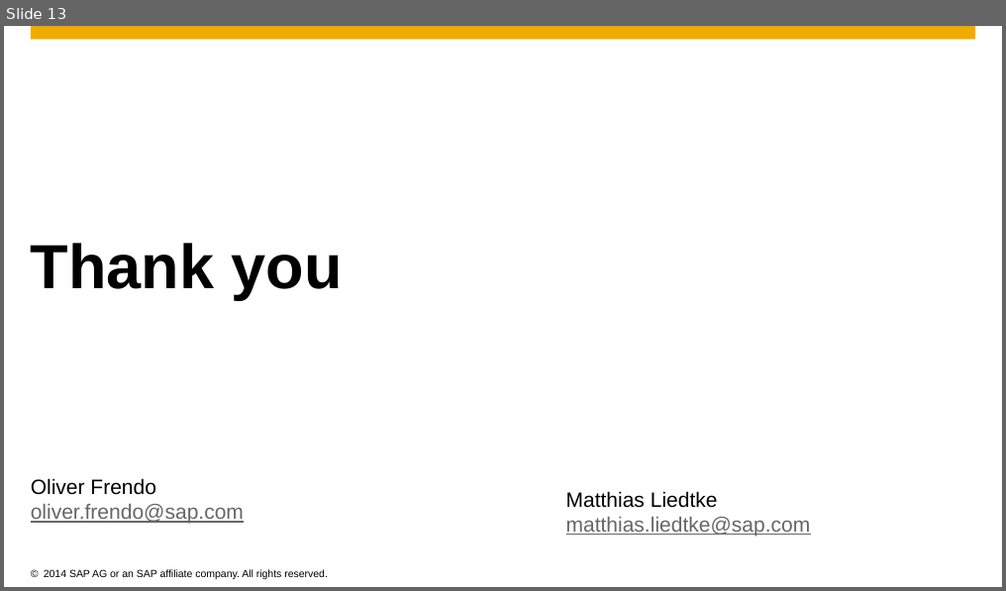
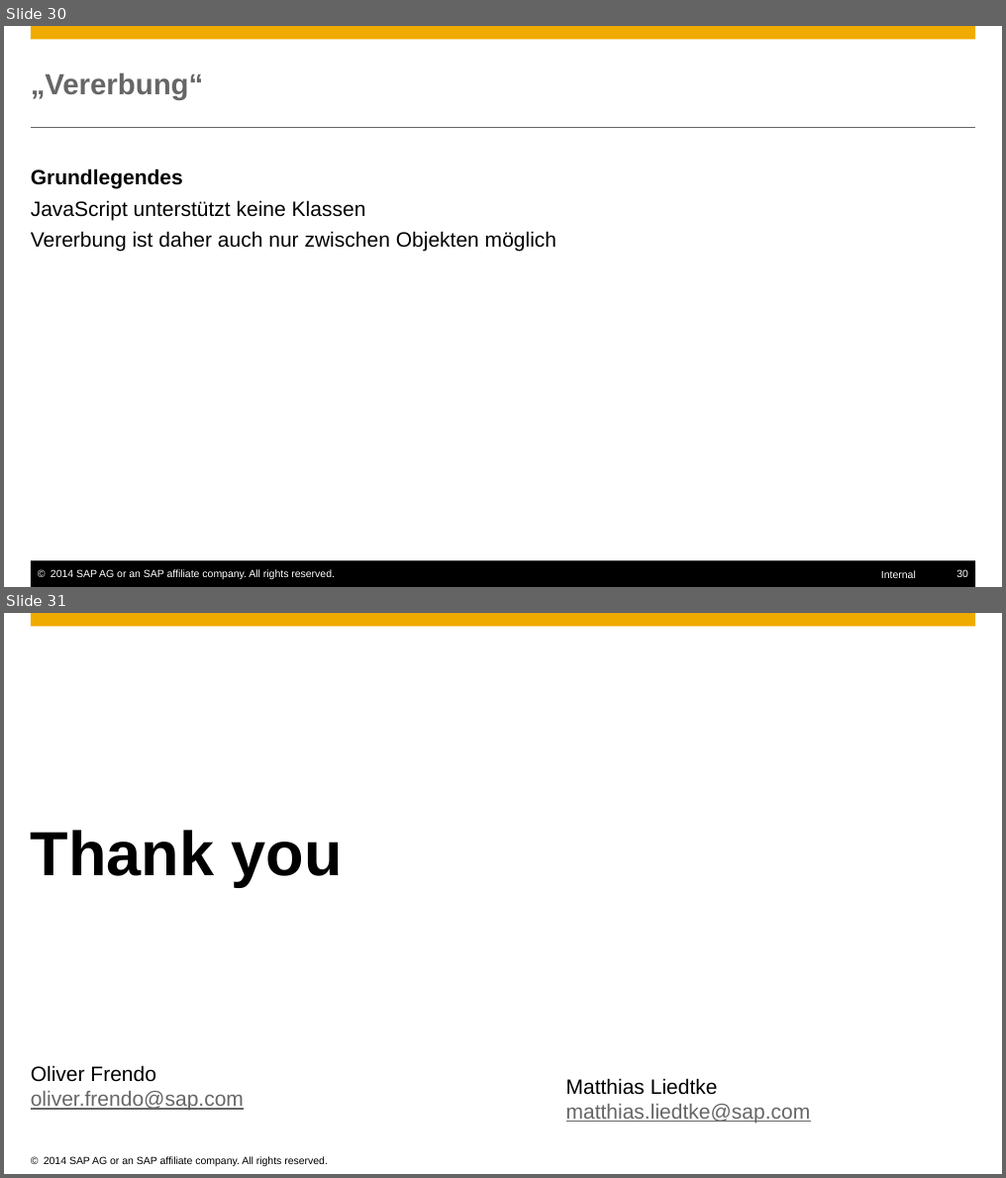
Before and after one commit to ofrendo/JSCrossCourse, a slide deck: JSCrosscourse.pptx. Shown one above the other, each under a label of ours: slide 13 before the commit, slides 30 and 31 after it. The pictures are 1006x591 and 1006x1178 pixels, drawn with LibreOffice and Linux fonts; fonts in the diff are those of the drawing; background and template pictures are left out. Boxes give left, top, right and bottom in pixels: in the first picture for what was removed or moved away, otherwise in the second. Text is boxed around its words. In the diff, an @@ line names an element or a change of style, - is before the commit and + after.

```diff
--- a/JSCrosscourse.pptx
+++ b/JSCrosscourse.pptx
@@ slide 30 added at (x1=4, y1=26, x2=1002, y2=587), background #FFFFFF; not listed: 1 template element that a slide beside it also shows @@
@@ title added at (x1=31, y1=73, x2=204, y2=100), 28 pt, text #666666, bold @@
+„Vererbung“
@@ line added from (30, 127) to (975, 127), #666666 0.5 pt @@
@@ text added at (x1=31, y1=169, x2=556, y2=252), 20 pt, text #000000 @@
+Grundlegendes
+  JavaScript unterstützt keine Klassen
+  Vererbung ist daher auch nur zwischen Objekten möglich
@@ rectangle added at (x1=30, y1=561, x2=975, y2=587), fill #000000 @@
@@ text added at (x1=51, y1=570, x2=335, y2=579), 10 pt, text #FFFFFF @@
+© 2014 SAP AG or an SAP affiliate company. All rights reserved.
@@ text added at (x1=881, y1=570, x2=916, y2=578), 10 pt, text #FFFFFF @@
+Internal
@@ page number added at (x1=956, y1=570, x2=968, y2=577), 10 pt, text #FFFFFF @@
+30
@@ what was slide 13 is now slide 31 @@
```
Also in this commit, not shown: 7 slides changed, 17 other slides added, 1 other file.
